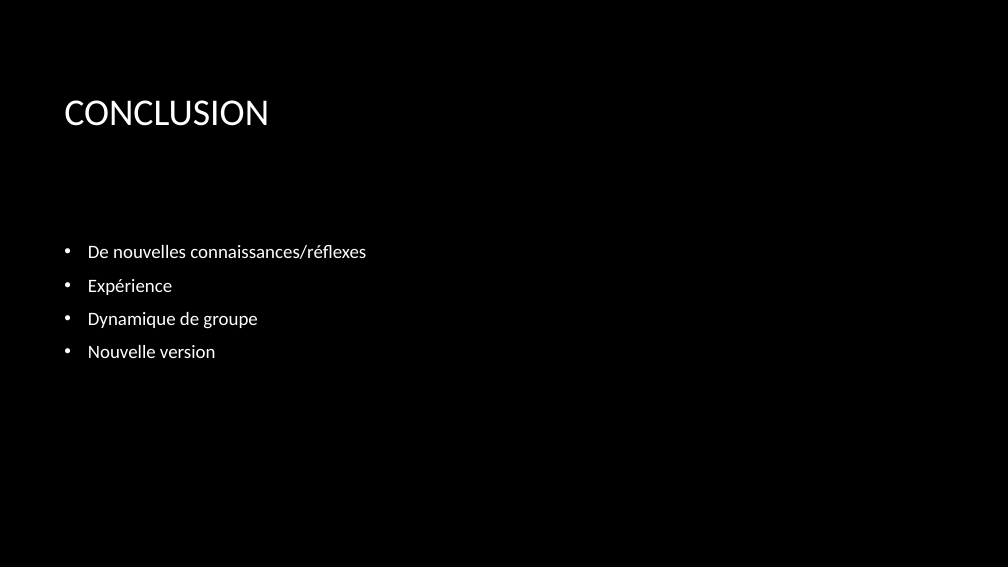
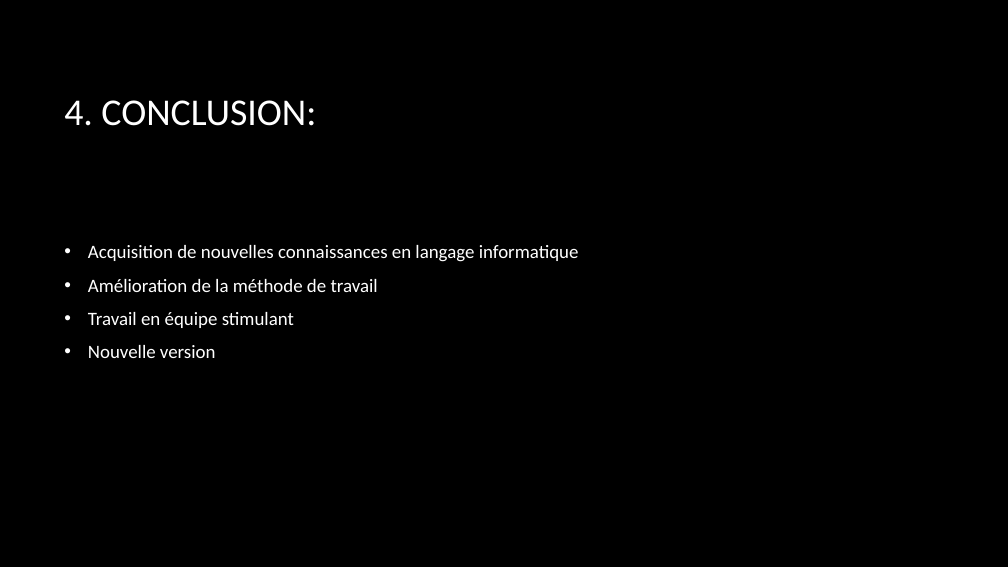
Before and after one commit to izio38/ISN, a slide deck: slide 9 of Présentation_Sonagets_Chabrol.pptx (slide 7 before the commit). Drawn at 1008x567 pixels with LibreOffice and Linux fonts; fonts in the diff are those of the drawing; background and template pictures are left out. Boxes give left, top, right and bottom in pixels: in the first picture for what was removed or moved away, otherwise in the second. Text is boxed around its words. In the diff, an @@ line names an element or a change of style, - is before the commit and + after.

```diff
--- a/Présentation_Sonagets_Chabrol.pptx
+++ b/Présentation_Sonagets_Chabrol.pptx
@@ title at (x1=64, y1=100, x2=316, y2=126): text changed @@
-CONCLUSION
+4. CONCLUSION:
@@ text at (x1=88, y1=245, x2=579, y2=328): text changed @@
-• De nouvelles connaissances/réflexes
-• Expérience
-• Dynamique de groupe
+• Acquisition de nouvelles connaissances en langage informatique
+• Amélioration de la méthode de travail
+• Travail en équipe stimulant
```
Also in this commit, not shown: 6 other slides changed, 2 slides added, 1 other file.
